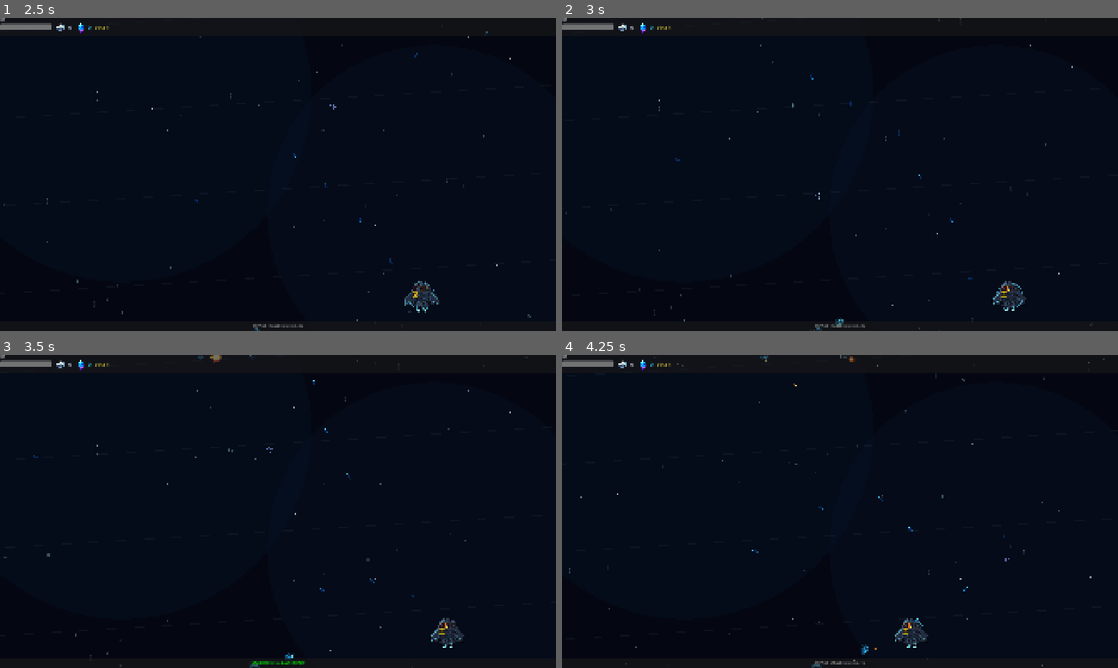
Above: before the commit, frames 1-4 (two rows, left to right).
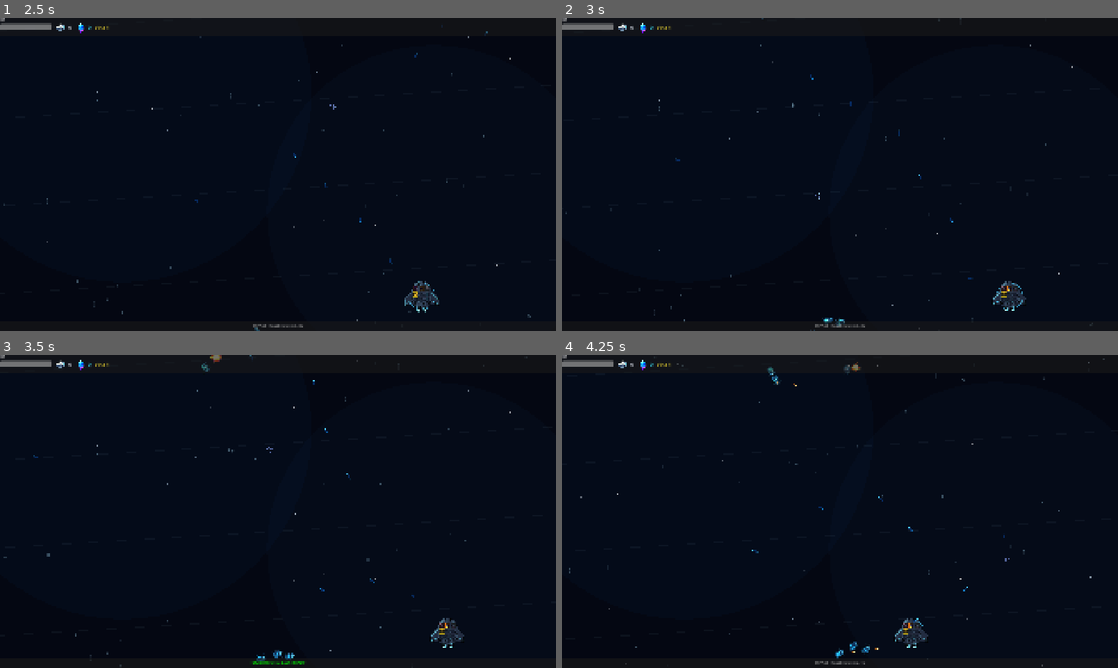
Above: after the commit, the same moments.

Repository: goldy714/Voidascend
Game: Godot game, scene res://scenes/game.tscn
Same seed, same stepped clock (60 frames per second), same inputs: the game is played once before the commit and once after it. This scene is started directly instead of the project's main scene.
Inputs (mouse positions are in pixels of both pictures, inside the frame that each line leads up to):
- Up to frame 1 (2.5 s): tap Enter at 0.5 s; move the mouse to (400, 158) at 0.52 s; hold Right 0.53-1.25 s; tap F at 0.6, 2.1 s; click (400, 158) at 0.67 s; tap Space at 0.77 s; drag from (166, 190) to (272, 61) at 1.27 s; move the mouse to (333, 105) at 2.02 s; hold Right from 2.03 s (still down)
- Up to frame 2 (3 s): release Right at 2.75 s; drag from (812, 237) to (834, 111) at 2.77 s
- Up to frame 3 (3.5 s): no input
- Up to frame 4 (4.25 s): move the mouse to (1006, 558) at 3.52 s; hold Left from 3.53 s (still down); tap F at 3.6 s; tap Space at 3.77 s

Frame 1 is identical in both runs. In frame 2, less than 0.1% of the frame differs, in the area x 45-51%, y 95-100%; in frame 3, 0.1%; in frame 4, 0.3%, in the area x 35-58%, y 0-100%.

Commit message:
Fix Harvester edge entry transition

Diff:
--- a/scripts/enemy_harvester.gd
+++ b/scripts/enemy_harvester.gd
@@ -25,6 +25,7 @@
 const SWARM_SPEED_MAX: float = 1.08
 const SPRITE_SCALE: float = 0.78
 const BODY_RADIUS: float = 26.0
+const ENTRY_TARGET_REACHED_DISTANCE: float = 3.0
 const MOVE_FRAME_TIME: float = 0.085
 const MOVE_MAX_FRAMES: int = 9
 
@@ -135,15 +136,13 @@
 
 	if not _entered_screen:
 		var entry_delta: Vector2 = _entry_target - global_position
-		if entry_delta.length() > 1.0:
+		if entry_delta.length() > ENTRY_TARGET_REACHED_DISTANCE:
 			velocity = entry_delta.normalized() * move_speed
 		else:
 			velocity = Vector2.ZERO
 		move_and_slide()
-		if _is_inside_visible_screen(viewport_size):
-			_entered_screen = true
-			global_position = _clamp_to_visible_engagement_area(global_position, viewport_size)
-			_choose_swarm_target(viewport_size, global_position - _swarm_offset)
+		if _is_entry_finished(viewport_size):
+			_complete_screen_entry(viewport_size)
 	else:
 		_update_swarm_target(viewport_size)
 		var target_value: Variant = _swarm_targets.get(_swarm_id, global_position)
@@ -311,6 +310,17 @@
 		and global_position.y <= viewport_size.y
 
 
+func _is_entry_finished(viewport_size: Vector2) -> bool:
+	return _is_inside_visible_screen(viewport_size) \
+		or global_position.distance_to(_entry_target) <= ENTRY_TARGET_REACHED_DISTANCE
+
+
+func _complete_screen_entry(viewport_size: Vector2) -> void:
+	_entered_screen = true
+	global_position = _clamp_to_visible_engagement_area(global_position, viewport_size)
+	_choose_swarm_target(viewport_size, global_position - _swarm_offset)
+
+
 func _fire() -> void:
 	var target: Node2D = _choose_attack_target()
 	if not is_instance_valid(target):
Not shown, changed: devlog.md
